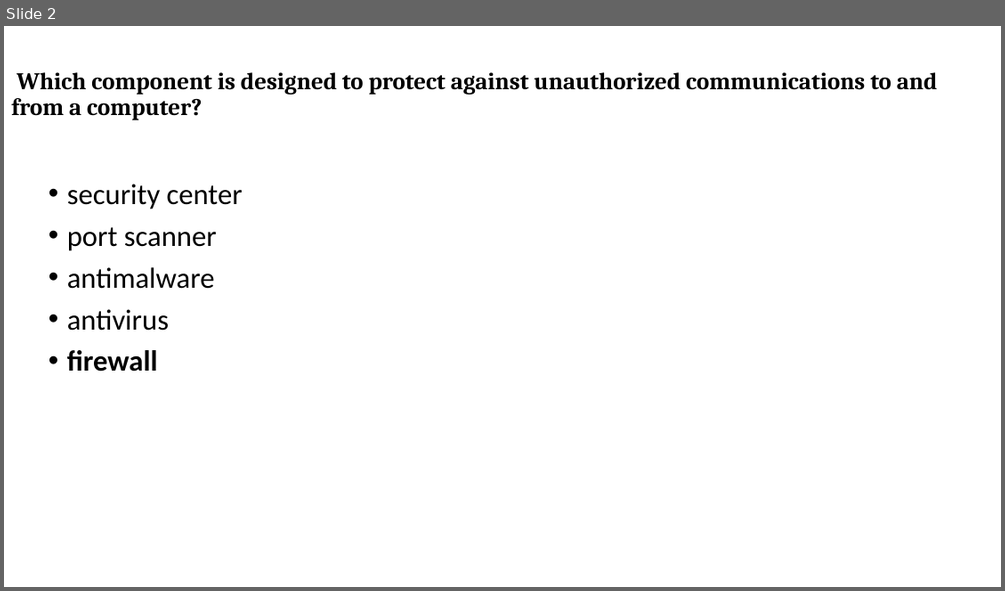
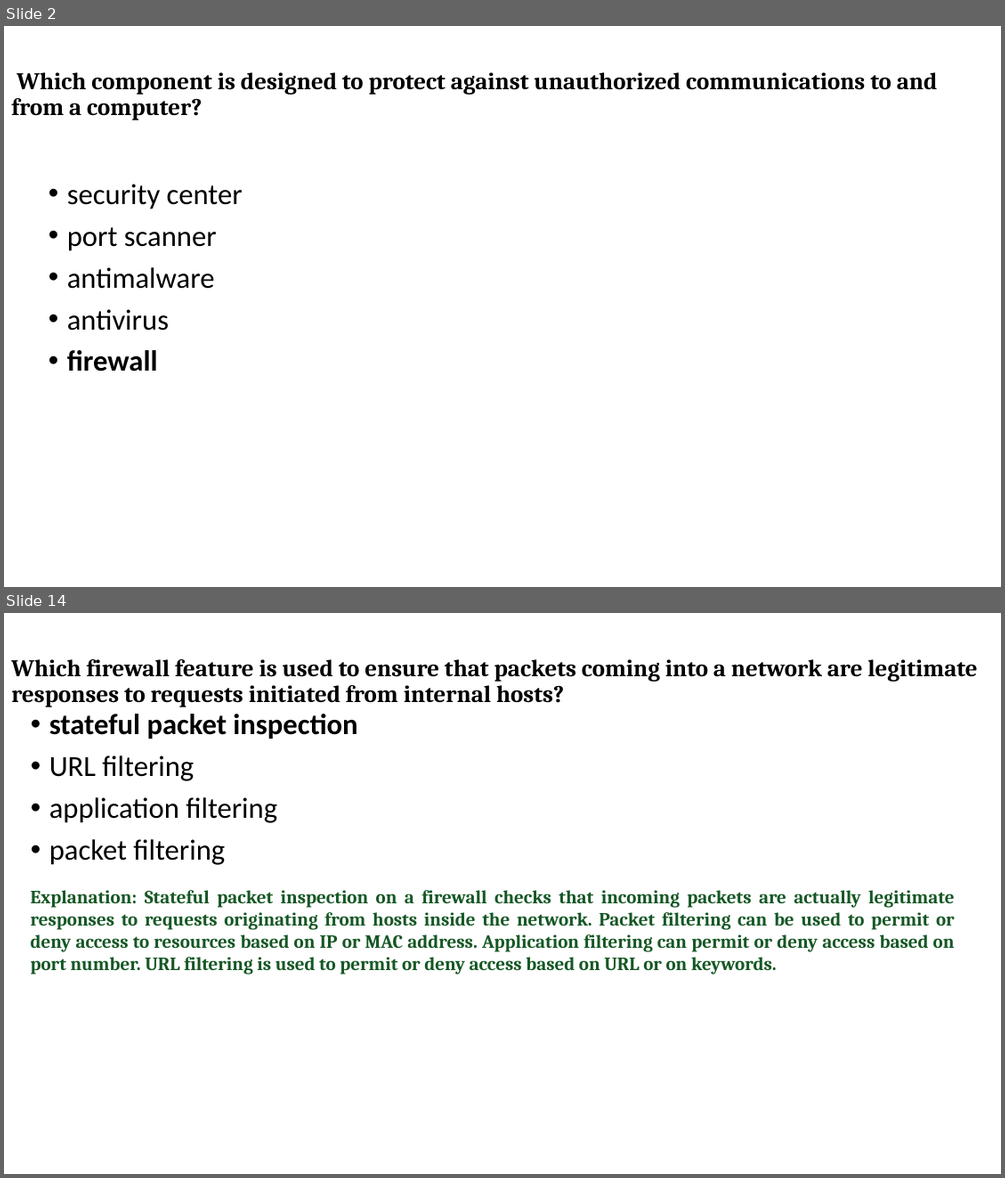
Before and after one commit to narsiimha/CCNA, a slide deck: PPT/QA/Module16-17.pptx. Shown one above the other, each under a label of ours: slide 2 before the commit, slides 2 and 14 after it; the slides between them are not shown. The pictures are 1005x591 and 1005x1178 pixels, drawn with LibreOffice and Linux fonts; fonts in the diff are those of the drawing. Boxes give left, top, right and bottom in pixels: in the first picture for what was removed or moved away, otherwise in the second. Text is boxed around its words. In the diff, an @@ line names an element or a change of style, - is before the commit and + after.

```diff
--- a/PPT/QA/Module16-17.pptx
+++ b/PPT/QA/Module16-17.pptx
@@ slide 14 added at (4,613,1001,1174), background #FFFFFF @@
@@ title added at (11,659,977,707), 23 pt, text #000000, bold @@
+Which firewall feature is used to ensure that packets coming into a network are legitimate responses to requests initiated from internal hosts?
@@ text added at (49,714,357,865), 28 pt, text #000000 @@
+• stateful packet inspection
+• URL filtering
+• application filtering
+• packet filtering
@@ text added at (31,890,955,974), 18 pt, text #155724, bold @@
+Explanation: Stateful packet inspection on a firewall checks that incoming packets are actually legitimate responses to requests originating from hosts inside the network. Packet filtering can be used to permit or deny access to resources based on IP or MAC address. Application filtering can permit or deny access based on port number. URL filtering is used to permit or deny access based on URL or on keywords.
```
Also in this commit, not shown: 65 other slides added, 6 other files.
